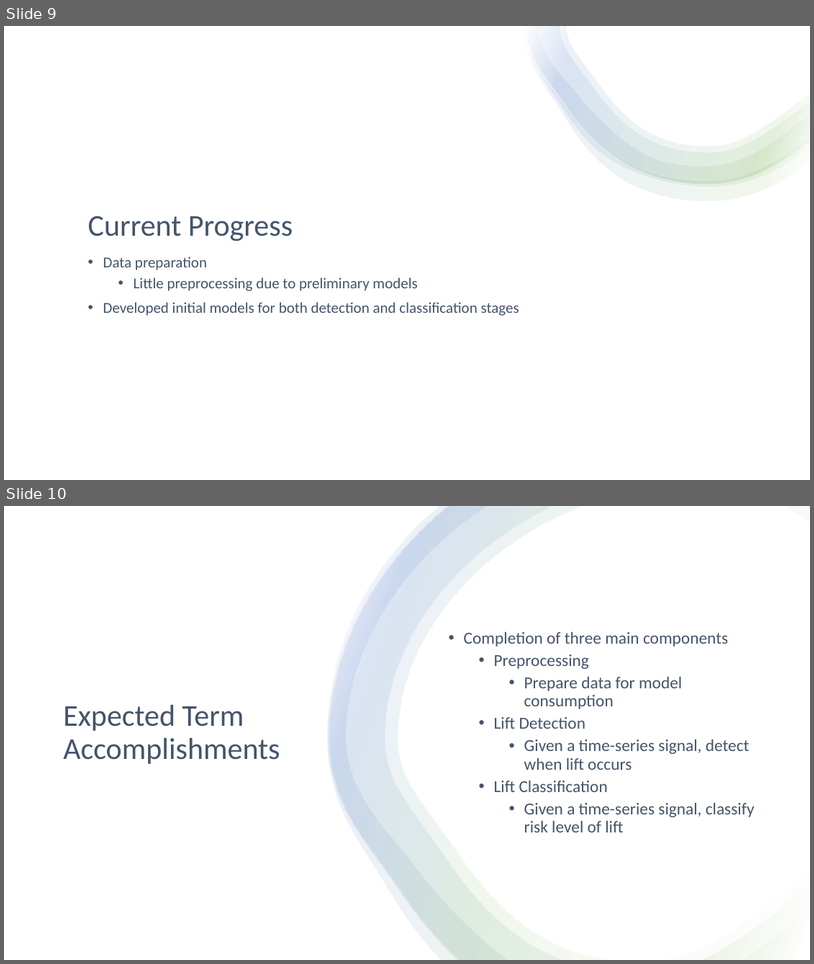
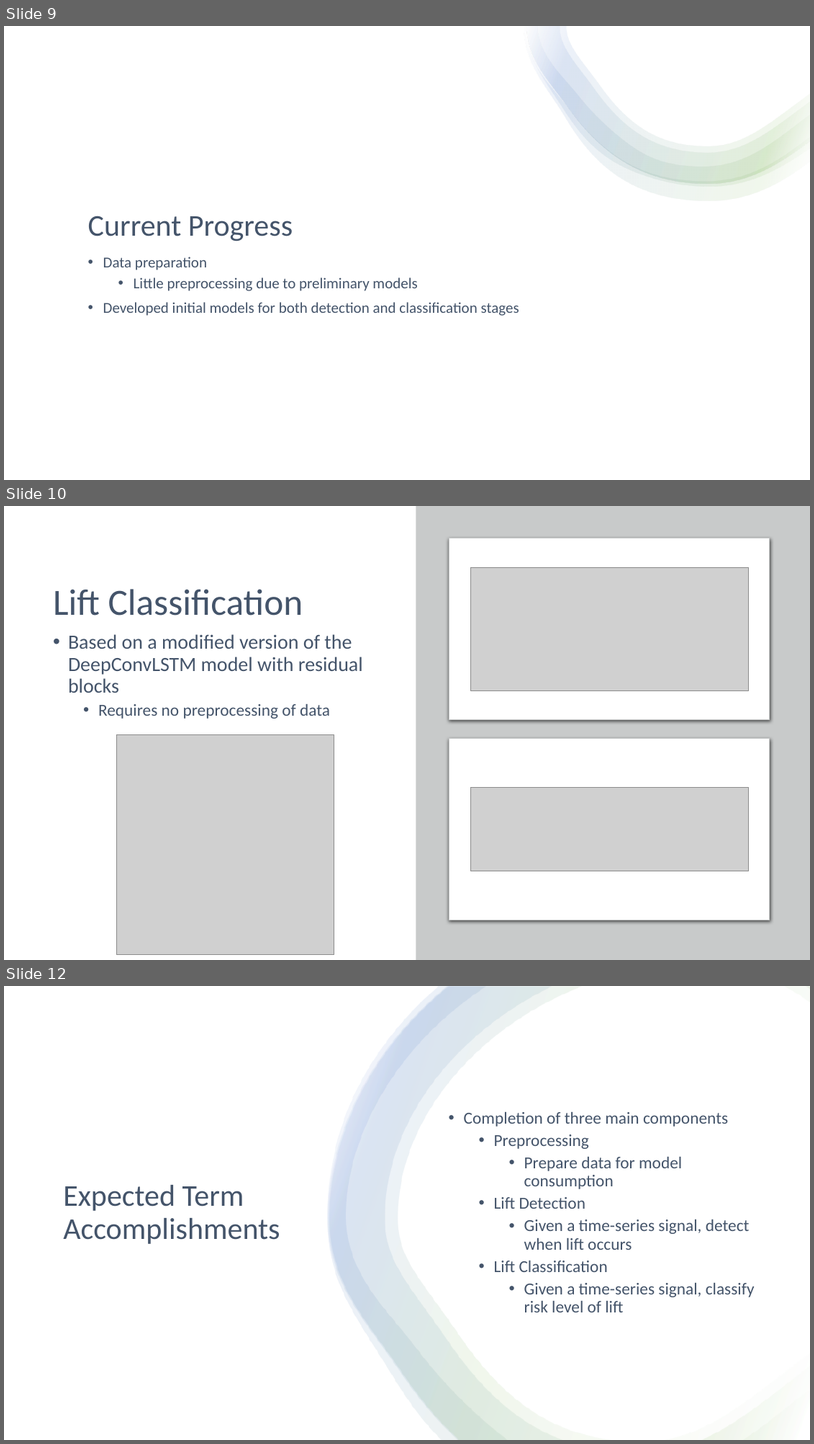
Before and after one commit to brennan-thomas/lift-risk, a slide deck: presentations/presentation.pptx. Shown one above the other, each under a label of ours: slides 9 and 10 before the commit, slides 9, 10 and 12 after it; the slides between them are not shown. The pictures are 814x964 and 814x1444 pixels, drawn with LibreOffice and Linux fonts; fonts in the diff are those of the drawing; grey boxes stand for pictures. Boxes give left, top, right and bottom in pixels: in the first picture for what was removed or moved away, otherwise in the second. Text is boxed around its words. In the diff, an @@ line names an element or a change of style, - is before the commit and + after.

```diff
--- a/presentations/presentation.pptx
+++ b/presentations/presentation.pptx
@@ slide 10 added at <box>4,506,810,960</box>, background #FFFFFF @@
@@ rectangle added at <box>416,506,810,960</box>, fill #C8CACA @@
@@ rounded rectangle added at <box>449,538,770,720</box>, fill #FFFFFF, outline #C8CACA 0.75 pt @@
@@ picture added at <box>471,567,749,690</box> @@
@@ title added at <box>53,589,304,615</box>, 44 pt, text #44546A @@
+Lift Classification
@@ text added at <box>68,634,363,718</box>, 24 pt, text #44546A @@
+• Based on a modified version of the DeepConvLSTM model with residual blocks
+  • Requires no preprocessing of data
@@ picture added at <box>117,735,335,955</box> @@
@@ rounded rectangle added at <box>449,739,770,920</box>, fill #FFFFFF, outline #C8CACA 0.75 pt @@
@@ picture added at <box>471,788,749,871</box> @@
@@ what was slide 10 is now slide 12 @@
```
Also in this commit, not shown: 1 other slide added.
